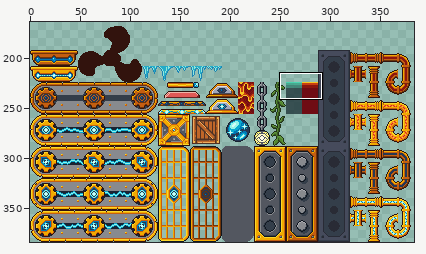
Edited in one commit: sprite sheet (Assets/Art/Sprites/Tileset_GameplayObjects.png). The first picture is a wide view before the edit; the outline marks the close-up.
Close-up. Before:
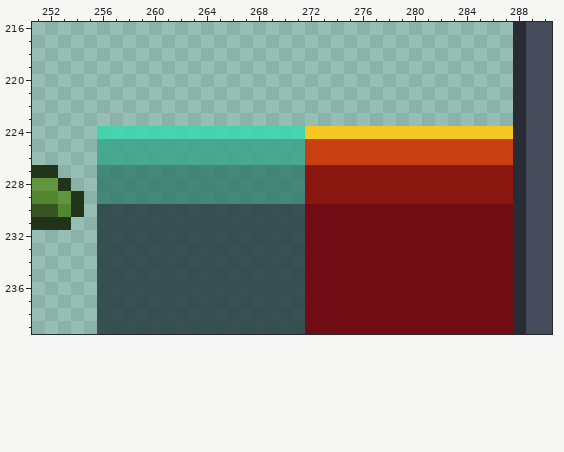
The file is 384x384 pixels. Shown: x 251..290, y 216..239. The wide view leaves out empty margins.
Once edited:
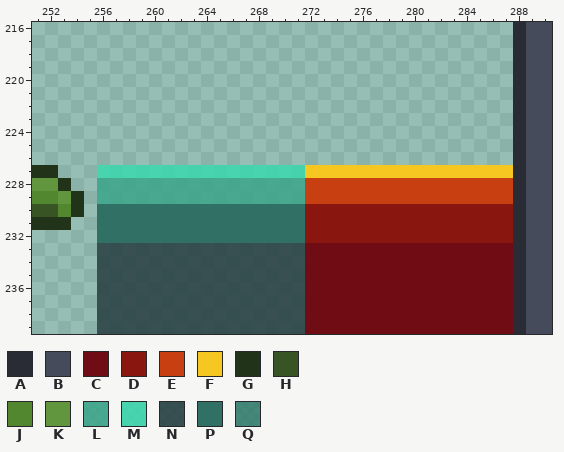
Palette (. is transparent): A #292b35  B #464b5c  C #6f0c14  D #8a170f  E #c83f12  F #f6c621  G #213318  H #385425  J #52862f  K #61963e  L #36a487cc  M #36daafcc  N #20353acc  P #2d6e62f5  Q #307a6bcc
From old to new:
@@ x 251..290 @@
 223 .....................................ABB
-224 .....MMMMMMMMMMMMMMMMFFFFFFFFFFFFFFFFABB
-225 .....LLLLLLLLLLLLLLLLEEEEEEEEEEEEEEEEABB
-226 .....LLLLLLLLLLLLLLLLEEEEEEEEEEEEEEEEABB
-227 GG...QQQQQQQQQQQQQQQQDDDDDDDDDDDDDDDDABB
-228 KKG..QQQQQQQQQQQQQQQQDDDDDDDDDDDDDDDDABB
-229 JJKG.QQQQQQQQQQQQQQQQDDDDDDDDDDDDDDDDABB
-230 HHJG.NNNNNNNNNNNNNNNNCCCCCCCCCCCCCCCCABB
-231 GGG..NNNNNNNNNNNNNNNNCCCCCCCCCCCCCCCCABB
-232 .....NNNNNNNNNNNNNNNNCCCCCCCCCCCCCCCCABB
+224 .....................................ABB
+225 .....................................ABB
+226 .....................................ABB
+227 GG...MMMMMMMMMMMMMMMMFFFFFFFFFFFFFFFFABB
+228 KKG..LLLLLLLLLLLLLLLLEEEEEEEEEEEEEEEEABB
+229 JJKG.LLLLLLLLLLLLLLLLEEEEEEEEEEEEEEEEABB
+230 HHJG.PPPPPPPPPPPPPPPPDDDDDDDDDDDDDDDDABB
+231 GGG..PPPPPPPPPPPPPPPPDDDDDDDDDDDDDDDDABB
+232 .....PPPPPPPPPPPPPPPPDDDDDDDDDDDDDDDDABB
 233 .....NNNNNNNNNNNNNNNNCCCCCCCCCCCCCCCCABB
Changed places in both close-ups, as pixel boxes (x1, y1, x2, y2):
changed: (97, 126, 513, 243)
